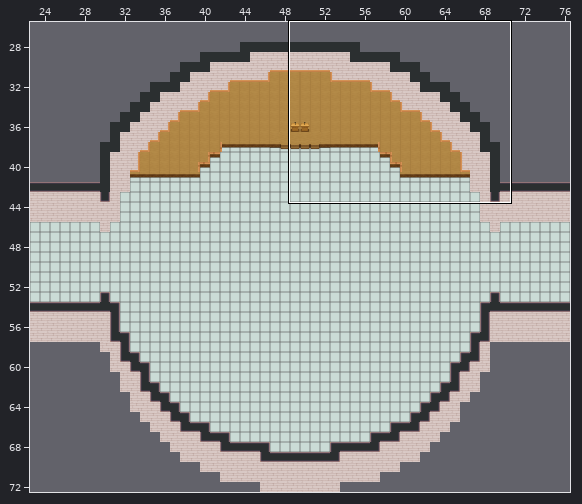
Level history. Tiled map (JSON): maps/rooms/forum.tmj. The first picture is a wide view before the edit; the outline marks the close-up.
Close-up. Earlier state:
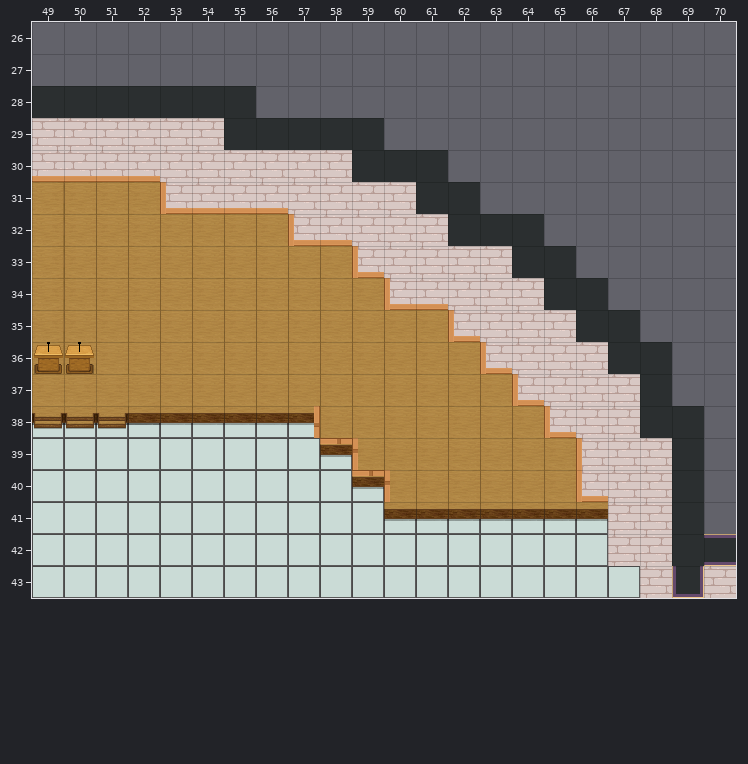
Cells are 32x32 px. Shown: x 49..70, y 26..43. The commit also changed other parts of the map, which this record leaves out. The old version is drawn lined up with the new one.
After:
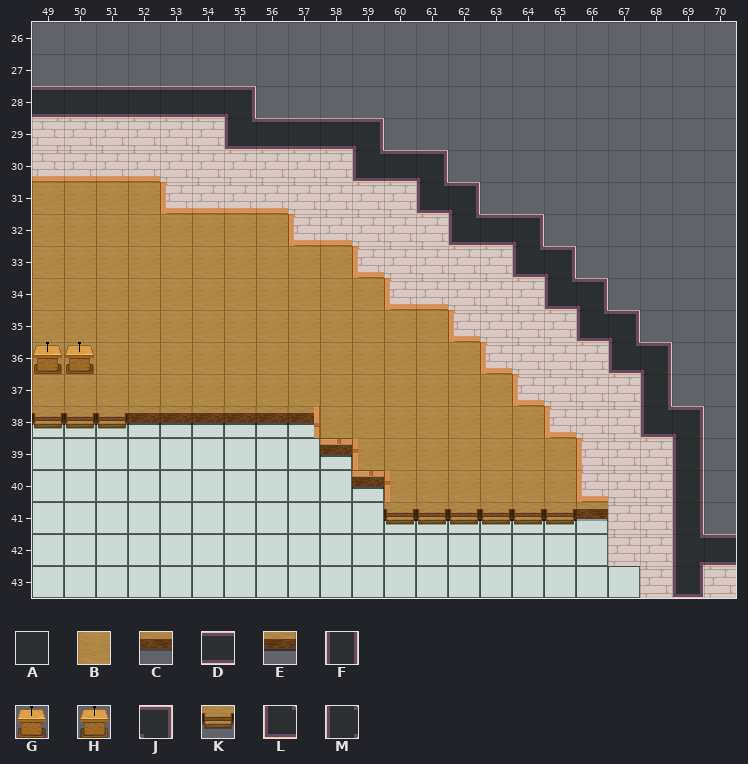
Key: from "Chunk 1": A 2, B 5, C 7, D 11, E 18, F 24, G 27, H 27 flipped left-right, J 29, K 30, L 31, M 35.
_ is an empty cell.
Tiles of an added or newly shown layer are drawn over the layers below it.
What changed:
everything moved by +10,-10 cells (the old picture is shown already moved)
Layer "Wände":
The edit erases tile A in row 28 at x 49 to 55; in row 29 at x 55 to 59; in row 30 at x 59 to 61; in row 31 at x 61 to 62; in row 32 at x 62 to 64; in row 33 at x 64 to 65.
The edit erases tile A in row 34 at x 65 to 66; in row 35 at x 66 to 67; in row 36 at x 67 to 68; in row 37 at x 68; in row 38 at x 68 to 69; in rows 39 to 42 at x 69.
Layer "Bühne" (added):
The edit adds tile B in rows 31 to 36 at x 49; in row 37 at x 49 to 52.
The edit adds tile E in row 38 at x 52 to 57; in row 39 at x 58; in row 40 at x 59; in row 41 at x 60 to 65.
Layer "Bühne-Ränder":
The edit erases tile C in row 38 at x 52.
The edit erases tile H in row 36 at x 49.
Layer "3D-Effekte-Bühne" (added):
The edit adds tile G in row 36 at x 49.
Layer "3D-Effekte-Wand" (added):
The edit adds tile D in row 28 at x 49 to 54; in row 29 at x 56 to 58; in row 30 at x 60; in row 32 at x 63.
The edit adds tile F in row 37 at x 68; in rows 39 to 41 at x 69.
The edit adds tile J in row 28 at x 55; in row 29 at x 59; in row 30 at x 61; in row 31 at x 62; in row 32 at x 64; in row 33 at x 65.
The edit adds tile J in row 34 at x 66; in row 35 at x 67; in row 36 at x 68; in row 38 at x 69.
The edit adds tile K in row 41 at x 60 to 65.
The edit adds tile L in row 29 at x 55; in row 30 at x 59; in row 31 at x 61; in row 32 at x 62; in row 33 at x 64; in row 34 at x 65.
The edit adds tile L in row 35 at x 66; in row 36 at x 67; in row 38 at x 68.
The edit adds tile M in row 42 at x 69.
